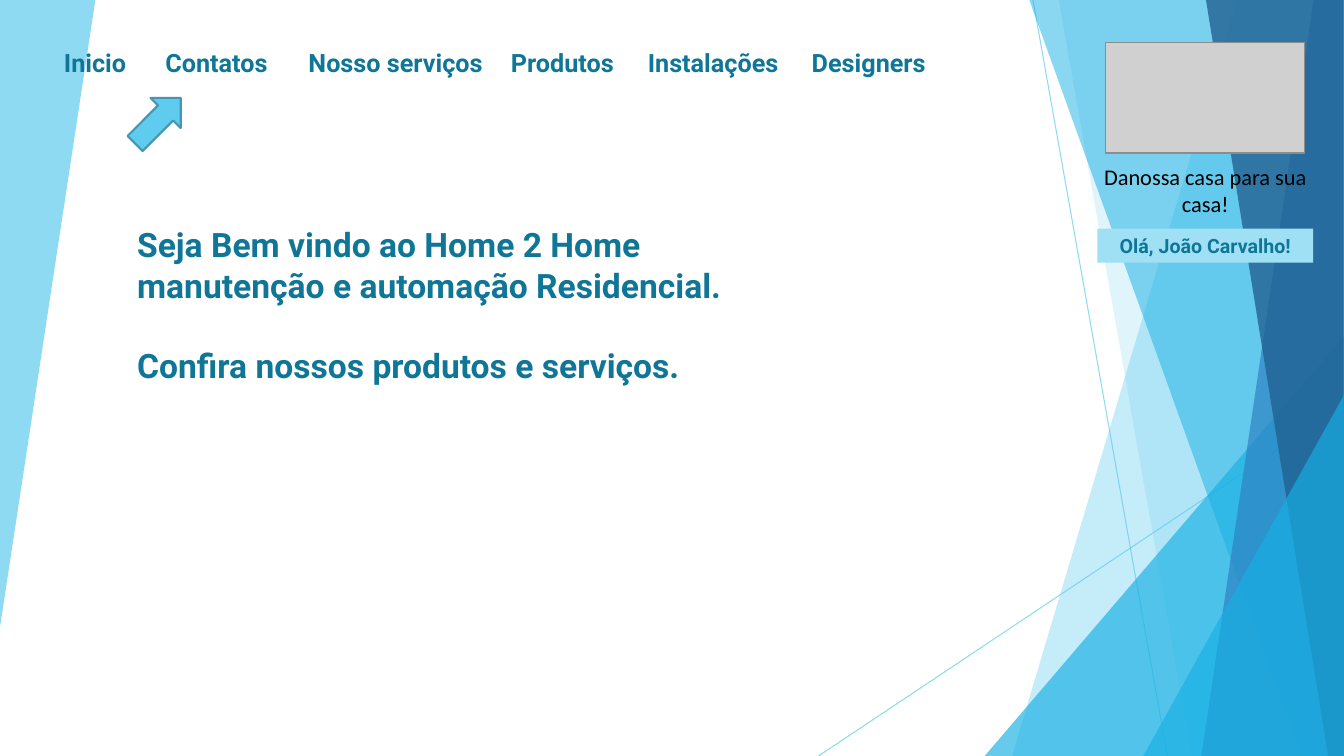
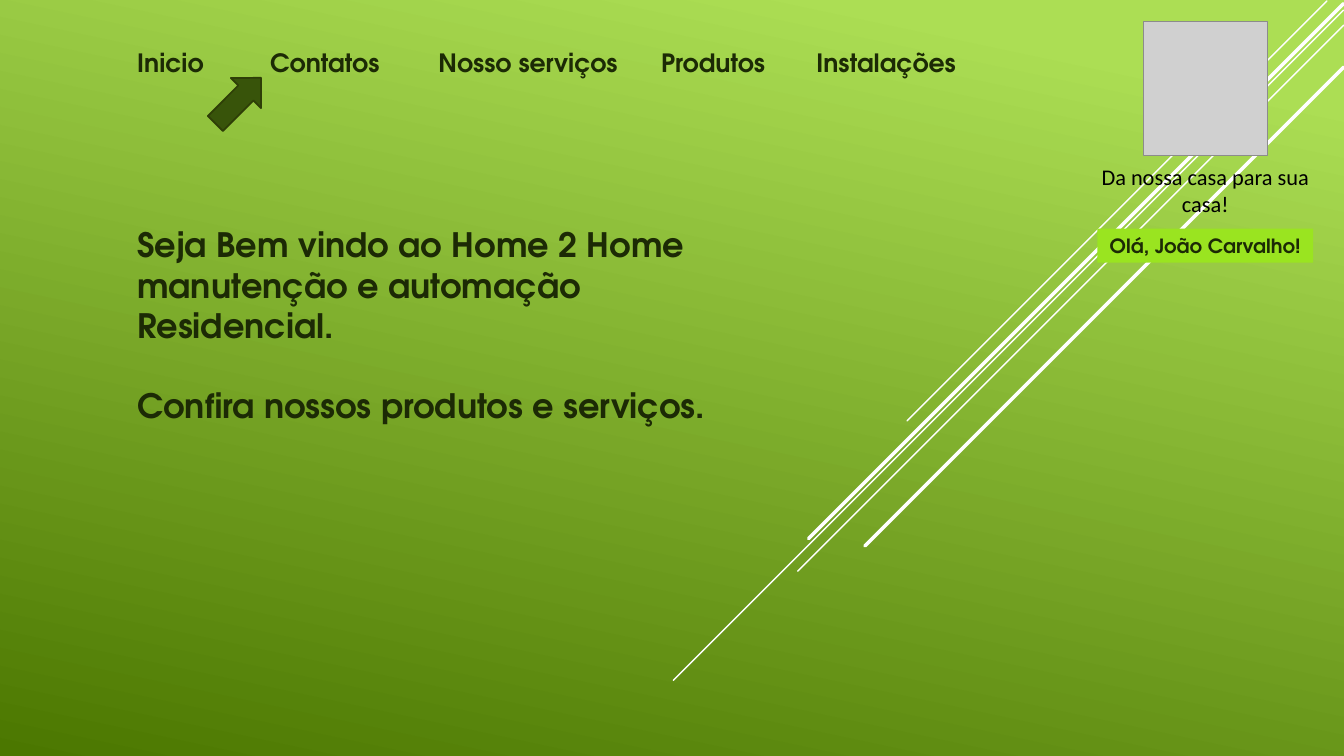
Before and after one commit to JVictor94/projeto, a slide deck: slide 7 of Projeto Automação Prototipo.pptx. Drawn at 1344x756 pixels with LibreOffice and Linux fonts; fonts in the diff are those of the drawing; grey boxes stand for pictures. Boxes give left, top, right and bottom in pixels: in the first picture for what was removed or moved away, otherwise in the second. Text is boxed around its words. In the diff, an @@ line names an element or a change of style, - is before the commit and + after.

```diff
--- a/Projeto Automação Prototipo.pptx
+++ b/Projeto Automação Prototipo.pptx
@@ background #FFFFFF to gradient #ACDF55 to #4C7800 @@
@@ line added from (1344, 10) to (674, 681), #FFFFFF 1 pt @@
@@ line added from (1344, 25) to (798, 572), #FFFFFF 1 pt @@
@@ line added from (1344, 4) to (809, 538), #FFFFFF 2.5 pt @@
@@ line added from (1327, 1) to (907, 421), #FFFFFF 1 pt @@
@@ picture resized from (x1=1106, y1=42, x2=1306, y2=153) to (x1=1143, y1=21, x2=1267, y2=155) @@
@@ text "Inicio" moved from (x1=64, y1=49, x2=126, y2=78) to (x1=137, y1=52, x2=203, y2=73) @@
@@ text "Contatos" moved from (x1=165, y1=54, x2=267, y2=73) to (x1=270, y1=53, x2=379, y2=73) @@
@@ text "Nosso serviços" moved from (x1=308, y1=53, x2=483, y2=78) to (x1=438, y1=52, x2=618, y2=79) @@
@@ font Roboto to TeX Gyre Adventor, text colour #0F7698 to #1C2A05 in 6 elements at (x1=137, y1=231, x2=706, y2=427), (x1=270, y1=53, x2=379, y2=73), (x1=137, y1=52, x2=203, y2=73), (x1=438, y1=52, x2=618, y2=79), (x1=816, y1=52, x2=956, y2=79), (x1=661, y1=53, x2=765, y2=73) @@
@@ text "Produtos" moved from (x1=511, y1=53, x2=614, y2=73) to (x1=661, y1=53, x2=765, y2=73) @@
@@ text "Instalações" moved from (x1=648, y1=53, x2=778, y2=78) to (x1=816, y1=52, x2=956, y2=79) @@
@@ text removed at (x1=812, y1=53, x2=926, y2=78) @@
-Designers
@@ right arrow moved from (x1=121, y1=83, x2=196, y2=159) to (x1=200, y1=63, x2=276, y2=139) @@
@@ right arrow at (x1=200, y1=63, x2=276, y2=139): fill #5FCBEF to #38540A; outline #4696B1 1.5 pt to #2E3E07 1.25 pt @@
@@ line added from (1344, 68) to (865, 546), #FFFFFF 2.5 pt @@
@@ text at (x1=1102, y1=167, x2=1309, y2=218): spaces changed @@
-Danossa casa para sua casa!
+Da nossa casa para sua casa!
@@ rectangle "Olá, João Carvalho!" at (x1=1098, y1=229, x2=1314, y2=263): font Roboto to TeX Gyre Adventor, text colour #0F7698 to #1C2A05; fill #9FE0F5 to #9AE420 @@
@@ group removed at (x1=0, y1=0, x2=1344, y2=756): 6 freeform shapes, 2 lines, 2 triangles @@
```
Also in this commit, not shown: 13 other slides changed, 9 slides added, 1 slide removed, 7 other files.
